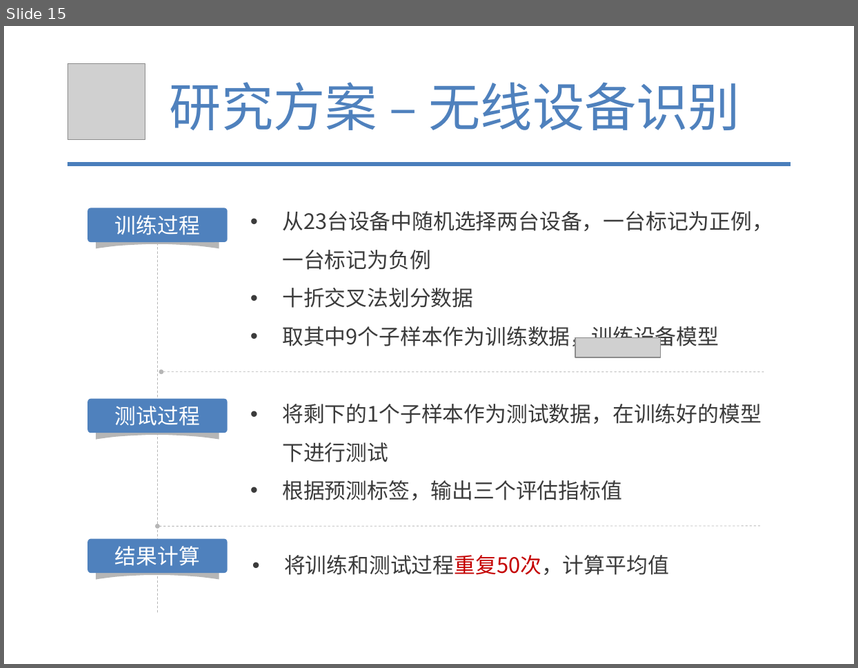
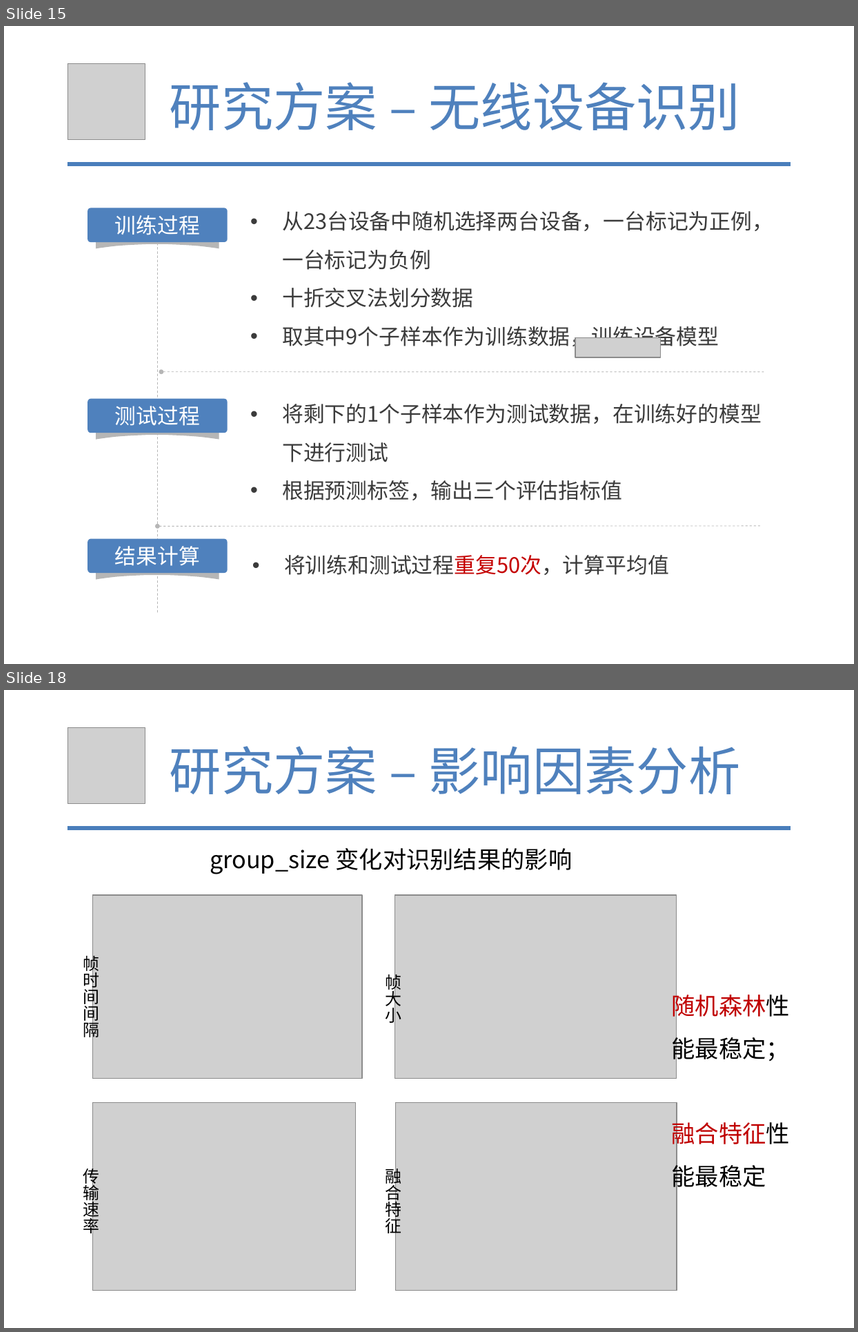
Before and after one commit to tianwen2017111/graduate_git, a slide deck: 余天文-硕5033班.pptx. Shown one above the other, each under a label of ours: slide 15 before the commit, slides 15 and 18 after it; the slides between them are not shown. The pictures are 858x668 and 858x1332 pixels, drawn with LibreOffice and Linux fonts; fonts in the diff are those of the drawing; grey boxes stand for pictures. Boxes give left, top, right and bottom in pixels: in the first picture for what was removed or moved away, otherwise in the second. Text is boxed around its words. In the diff, an @@ line names an element or a change of style, - is before the commit and + after.

```diff
--- a/余天文-硕5033班.pptx
+++ b/余天文-硕5033班.pptx
@@ slide 18 added at bbox=[4, 690, 854, 1328], background #FFFFFF @@
@@ picture added at bbox=[67, 727, 145, 804] @@
@@ text added at bbox=[170, 746, 741, 794], 44 pt, text #4F81BD @@
+研究方案 – 影响因素分析
@@ line added from (67, 828) to (791, 828), #4B7EBC 3 pt @@
@@ text added at bbox=[210, 848, 573, 874], 20 pt, text #000000 @@
+group_size 变化对识别结果的影响
@@ picture added at bbox=[92, 895, 362, 1078] @@
@@ picture added at bbox=[395, 895, 677, 1078] @@
@@ text added at bbox=[83, 952, 99, 1040], 14 pt, text #000000 @@
+帧时间间隔
@@ text added at bbox=[386, 972, 402, 1026], 14 pt, text #000000 @@
+帧大小
@@ text added at bbox=[672, 991, 790, 1192], 20 pt, text #000000 @@
+随机森林性能最稳定；
+融合特征性能最稳定
@@ picture added at bbox=[92, 1103, 355, 1290] @@
@@ picture added at bbox=[396, 1103, 677, 1290] @@
@@ text added at bbox=[83, 1165, 99, 1236], 14 pt, text #000000 @@
+传输速率
@@ text added at bbox=[385, 1165, 401, 1236], 14 pt, text #000000 @@
+融合特征
```
Also in this commit, not shown: 7 slides changed, 11 other slides added, 16 slides removed, 2 other files.
